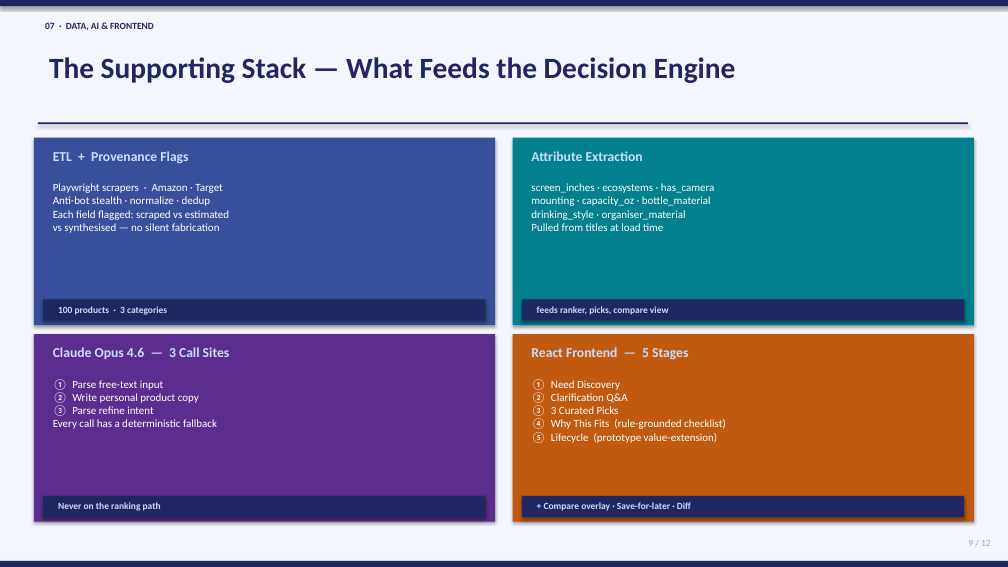
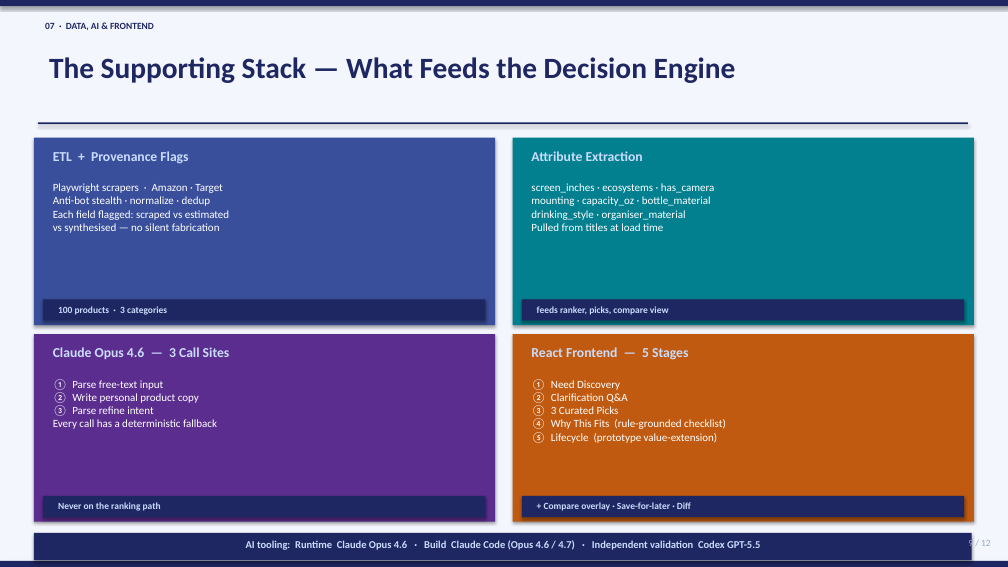
Before and after one commit to Chenghui-Tan/shopping-assistant, a slide deck: slide 9 of docs/capstone_presentation_v5.pptx. Drawn at 1008x567 pixels with LibreOffice and Linux fonts; fonts in the diff are those of the drawing. Boxes give left, top, right and bottom in pixels: in the first picture for what was removed or moved away, otherwise in the second. Text is boxed around its words. In the diff, an @@ line names an element or a change of style, - is before the commit and + after.

```diff
--- a/docs/capstone_presentation_v5.pptx
+++ b/docs/capstone_presentation_v5.pptx
@@ rectangle added at (34, 533, 972, 560), fill #1E2761 @@
@@ text added at (246, 540, 760, 550), 10 pt, text #CADCFC, bold @@
+AI tooling: Runtime Claude Opus 4.6 · Build Claude Code (Opus 4.6 / 4.7) · Independent validation Codex GPT-5.5
```
Also in this commit, not shown: 2 other slides changed, 2 other files.
